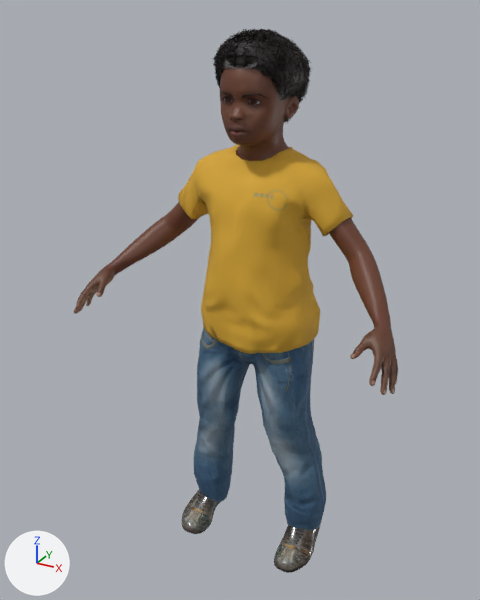
One commit to the glTF model models/makehuman/Biped/p02.glb: the scene before it, then after it.
The view is the same before and after, from a camera (50 mm lens) standing at (0.55, -1.093, 1.087) and looking at (-0.023, -0.051, 0.566). The axes (+X, +Y, +Z) are drawn at lower left. The lights are the same throughout. The older version comes first. Vertices at exactly the same position are counted once.

Objects in the first picture: 'p02.afro01', 'p02.body', 'p02.male_casualsuit06', 'p02.shoes02' and 2 more.
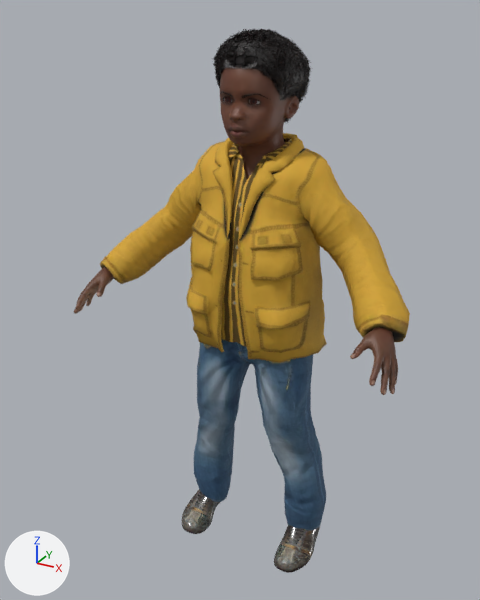
Boxes (x1, y1, x2, y2) around the edits, measured in the pictures (480 x 600 px; the box of a moved part takes in the faces that stretch with it):
```json
{"object": "p02.male_casualsuit05", "change": "added", "after": [100, 133, 410, 530]}
{"object": "p02.male_casualsuit06", "change": "deleted", "before": [178, 145, 353, 530]}
{"part": 1, "of": "me_base", "change": "moved or reshaped", "before": [78, 97, 396, 394], "after": [74, 67, 398, 394]}
```

The change, as JSON lines over the scene's bpy script:
```json
{"op": "add", "block": "img_male_casualsuit05_normal", "code": ["img_male_casualsuit05_normal = load_image('male_casualsuit05_normal', '_unpacked/male_casualsuit05_normal', 1024, 1024, 'Non-Color')"]}
{"op": "add", "block": "img_male_casualsuit05_diffuse_png_p02", "code": ["img_male_casualsuit05_diffuse_png_p02 = load_image('male_casualsuit05_diffuse.png-p02', '_unpacked/male_casualsuit05_diffuse.png-p02', 1024, 1024, 'sRGB')"]}
{"op": "add", "block": "mat_p02_male_casualsuit05", "code": ["mat_p02_male_casualsuit05 = bpy.data.materials.new('p02.male_casualsuit05')", "# uses the picture img_male_casualsuit05_diffuse_png_p02", "# uses the picture img_male_casualsuit05_normal"]}
{"block": "me_base", "where": "# used by ob_p02_body; location = (0.0, 0.0, 0.0)"}
{"op": "remove", "block": "me_base", "code": "me_base.from_pydata(...)  # 4533 vertices, 8901 faces; spans x -0.326..0.326, y -0.214..0.051, z 0.108..1.037"}
{"op": "add", "block": "me_base", "code": "me_base.from_pydata(...)  # 4482 vertices, 8800 faces; spans x -0.326..0.326, y -0.214..0.051, z 0.108..1.037"}
{"block": "me_base", "change": "me_base part 1: 9 vertices moved from x -0.243..0.318, y -0.161..-0.024, z 0.557..0.96 to x -0.252..0.317, y -0.16..-0.024, z 0.556..0.96; 575 vertices removed from x -0.322..0.326, y -0.204..0.027, z 0.528..0.953; 523 vertices added at x -0.326..0.325, y -0.211..0.037, z 0.527..0.994"}
{"block": "me_base", "change": "other edits to the shape of me_base do not show in these pictures"}
{"op": "add", "block": "me_male_casualsuit05", "code": ["me_male_casualsuit05 = bpy.data.meshes.new('male_casualsuit05')", "me_male_casualsuit05.from_pydata(...)  # 1822 vertices, 3335 faces; spans x -0.318..0.318, y -0.145..0.094, z 0.041..0.878", "me_male_casualsuit05.materials.append(mat_p02_male_casualsuit05)"]}
{"op": "remove", "block": "ob_p02_male_casualsuit06", "code": ["ob_p02_male_casualsuit06 = bpy.data.objects.new('p02.male_casualsuit06', me_male_casualsuit06)", "ob_p02_male_casualsuit06.location = (0.0, 0.0, 0.0)"]}
{"op": "add", "block": "ob_p02_male_casualsuit05", "code": ["ob_p02_male_casualsuit05 = bpy.data.objects.new('p02.male_casualsuit05', me_male_casualsuit05)", "ob_p02_male_casualsuit05.location = (0.0, 0.0, 0.0)"]}
```
